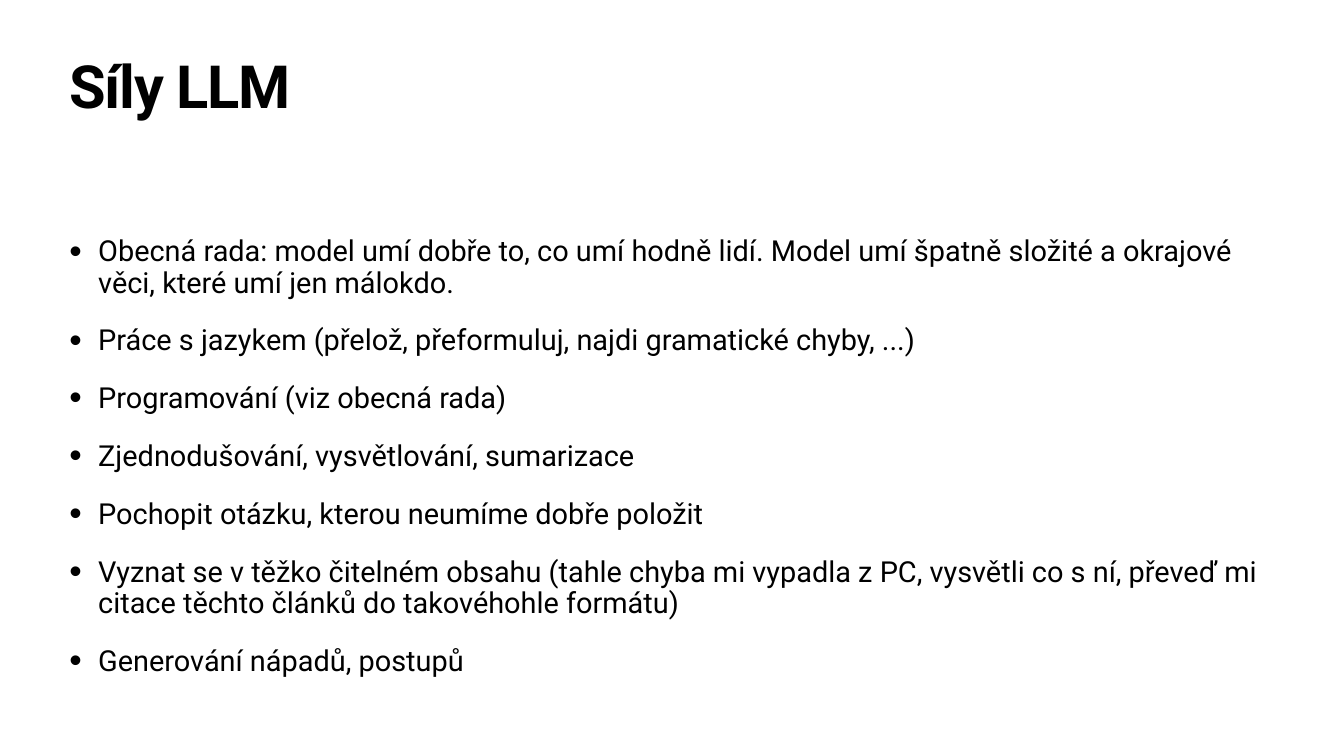
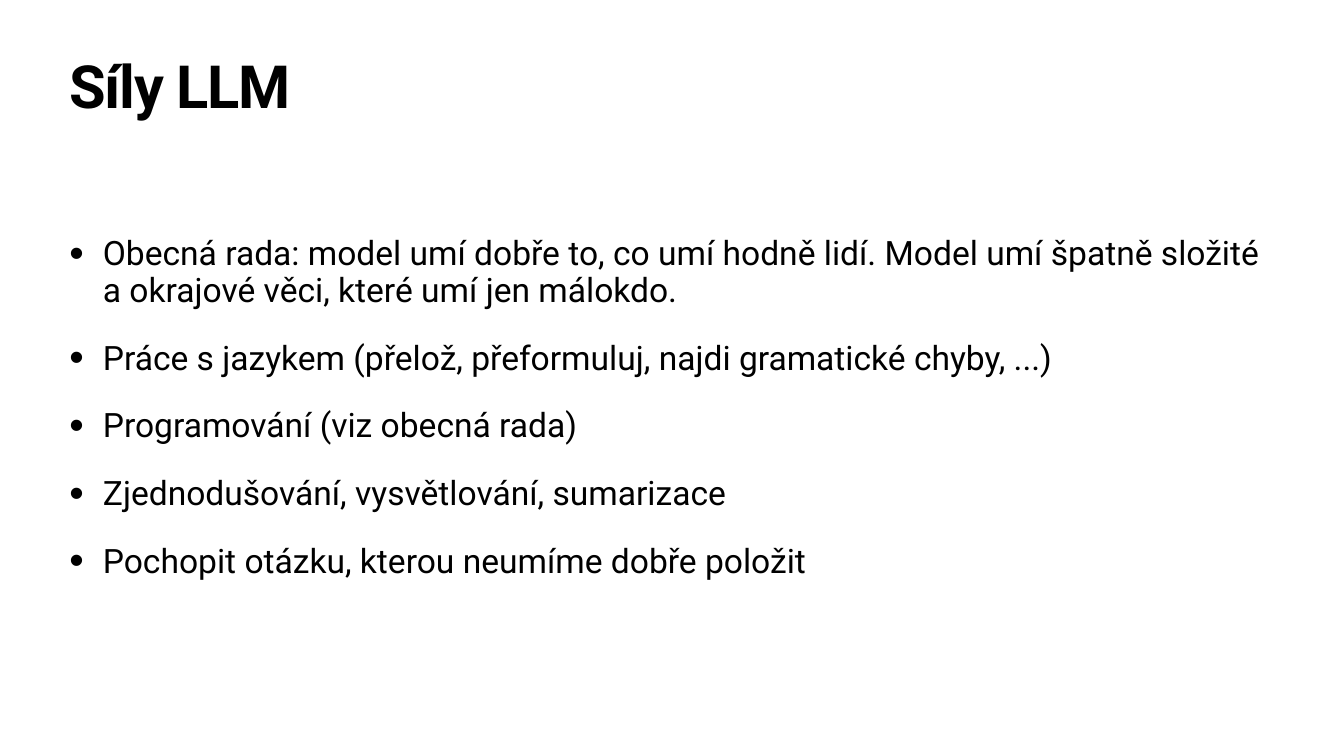
Before and after one commit to hamacekh/Lipnice, a slide deck: slide 21 of 2024/big-data/BigData.pptx (slide 19 before the commit). Drawn at 1344x756 pixels with LibreOffice and Linux fonts; fonts in the diff are those of the drawing. Boxes give left, top, right and bottom in pixels: in the first picture for what was removed or moved away, otherwise in the second. Text is boxed around its words. In the diff, an @@ line names an element or a change of style, - is before the commit and + after.

```diff
--- a/2024/big-data/BigData.pptx
+++ b/2024/big-data/BigData.pptx
@@ text "Obecná rada: model umí dobře ..." at <box>103,239,1259,580</box>: size 41.3 to 48 pt; indent changed; more space between paragraphs @@
@@ text at <box>98,559,1256,677</box>: paragraphs removed @@
-• Vyznat se v těžko čitelném obsahu (tahle chyba mi vypadla z PC, vysvětli co s ní, převeď mi citace těchto článků do takovéhohle formátu)
-• Generování nápadů, postupů
```
Also in this commit, not shown: 5 other slides changed, 9 slides added, 1 slide removed, 2 other files.
